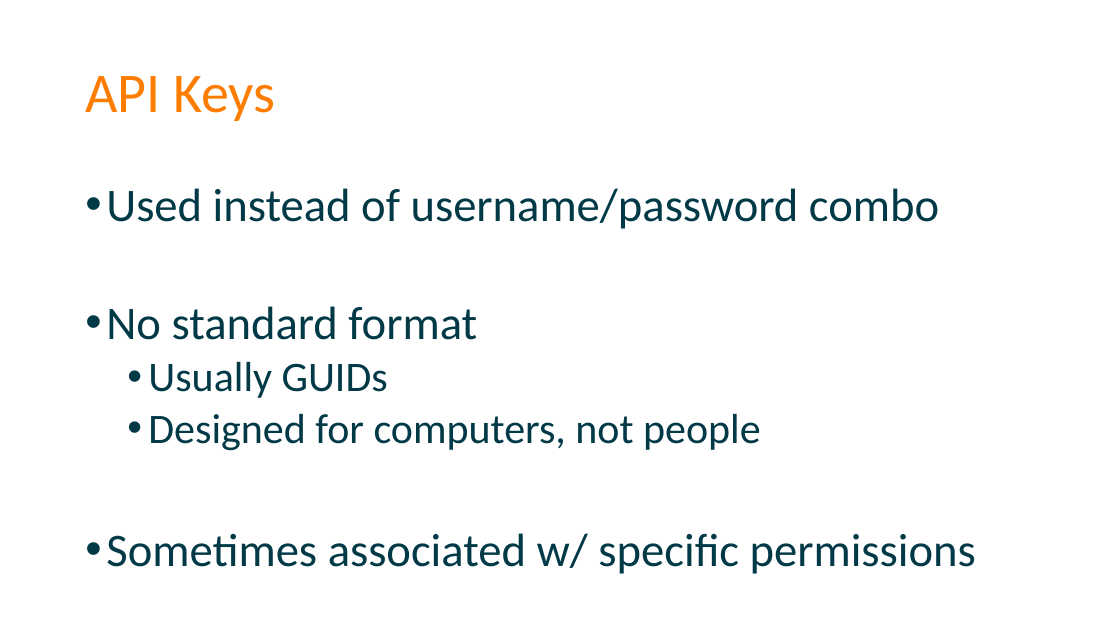
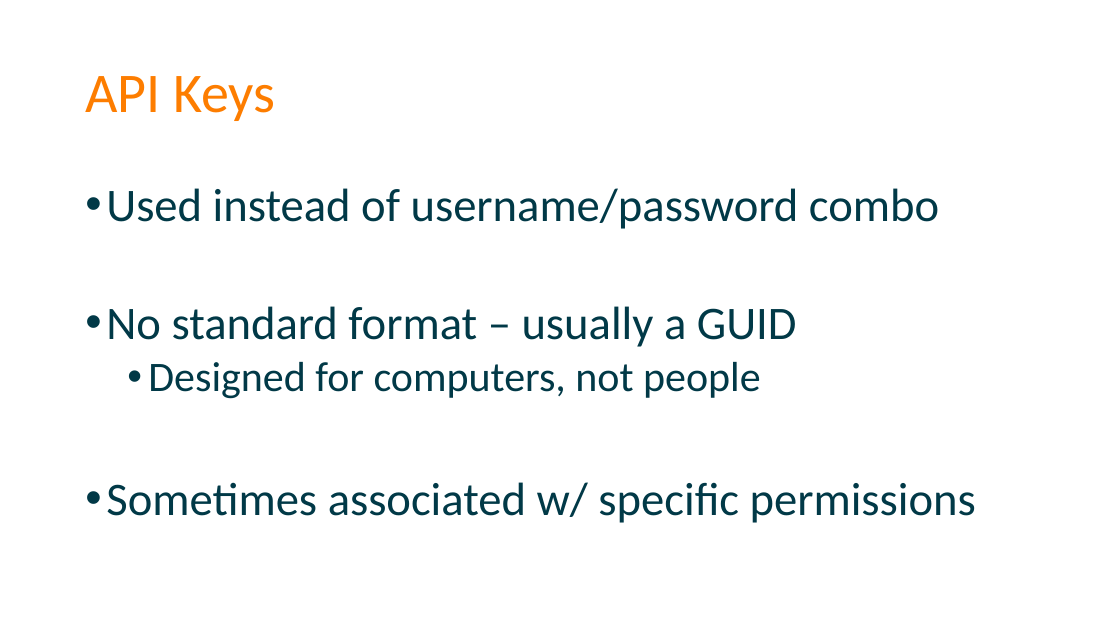
Before and after one commit to spetryjohnson/Securing-Your-API-Endpoints---CodeMash-2016, a slide deck: slide 25 of Securing Your API Endpoints - CodeMash 2016.pptx. Drawn at 1120x630 pixels with LibreOffice and Linux fonts; fonts in the diff are those of the drawing. Boxes give left, top, right and bottom in pixels: in the first picture for what was removed or moved away, otherwise in the second. Text is boxed around its words. In the diff, an @@ line names an element or a change of style, - is before the commit and + after.

```diff
--- a/Securing Your API Endpoints - CodeMash 2016.pptx
+++ b/Securing Your API Endpoints - CodeMash 2016.pptx
@@ text at (x1=106, y1=306, x2=797, y2=347): text changed @@
-• No standard format
-  • Usually GUIDs
+• No standard format – usually a GUID
```
Also in this commit, not shown: 1 other slide changed.
